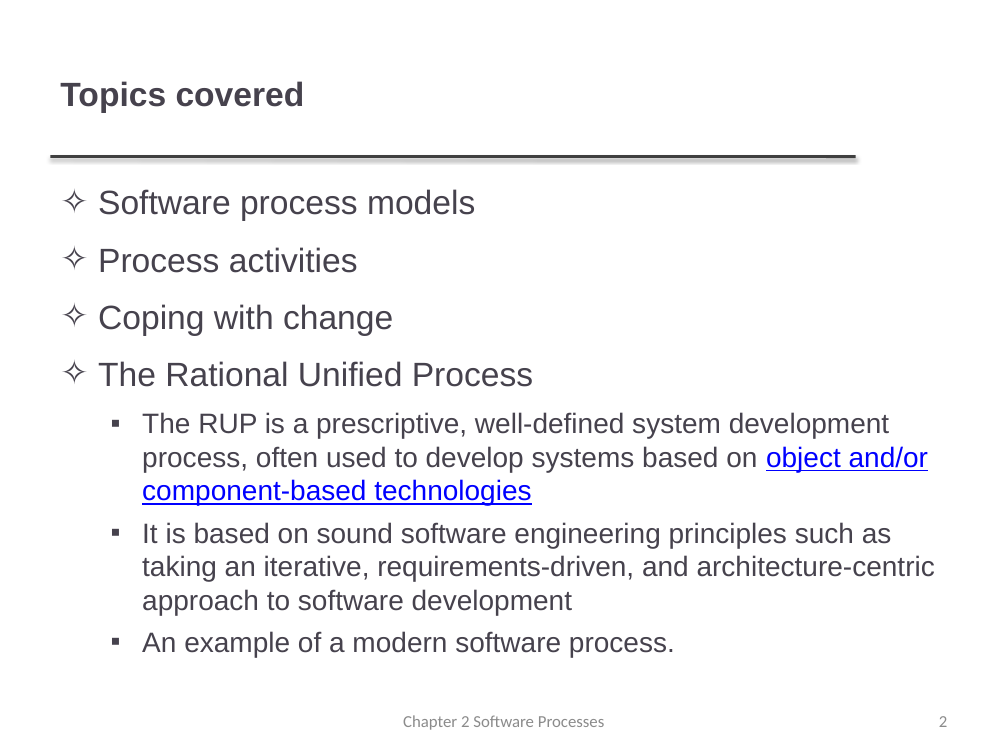
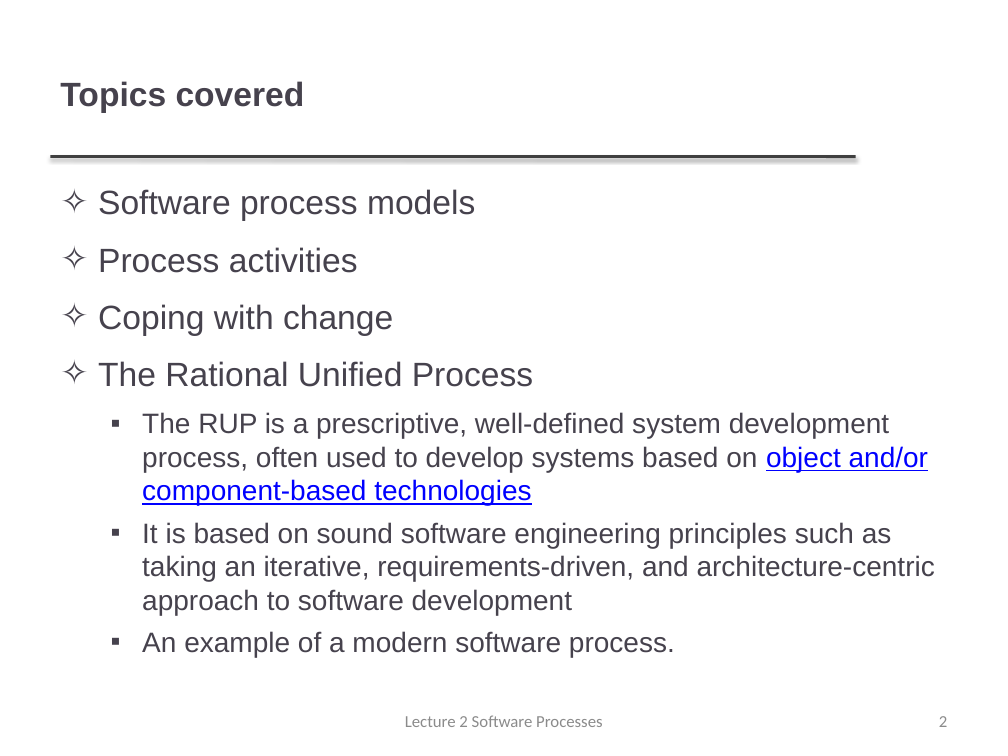
Before and after one commit to FurkanGozukara/Software-Engineering-CSE307-2020, a slide deck: slide 2 of lecture slides/Chapter 2 - Software Processes.pptx. Drawn at 1008x756 pixels with LibreOffice and Linux fonts; fonts in the diff are those of the drawing; background and template pictures are left out. Boxes give left, top, right and bottom in pixels: in the first picture for what was removed or moved away, otherwise in the second. Text is boxed around its words. In the diff, an @@ line names an element or a change of style, - is before the commit and + after.

```diff
--- a/lecture slides/Chapter 2 - Software Processes.pptx
+++ b/lecture slides/Chapter 2 - Software Processes.pptx
@@ text at <box>405,715,603,727</box>: text changed @@
-Chapter 2 Software Processes
+Lecture 2 Software Processes
```
Also in this commit, not shown: 54 other slides changed, 5 other files.
